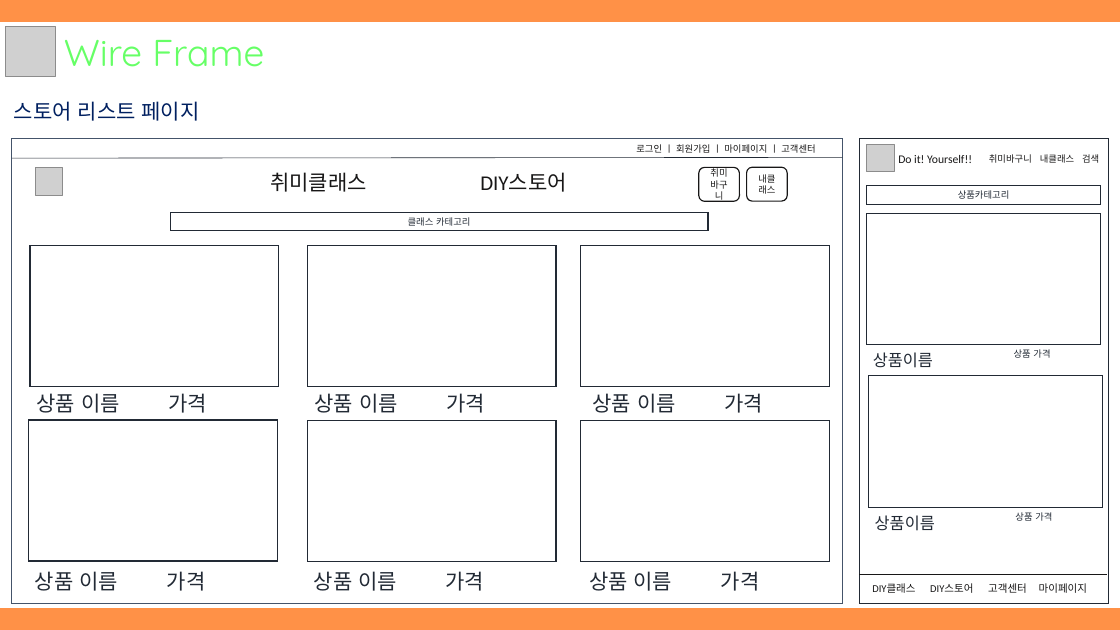
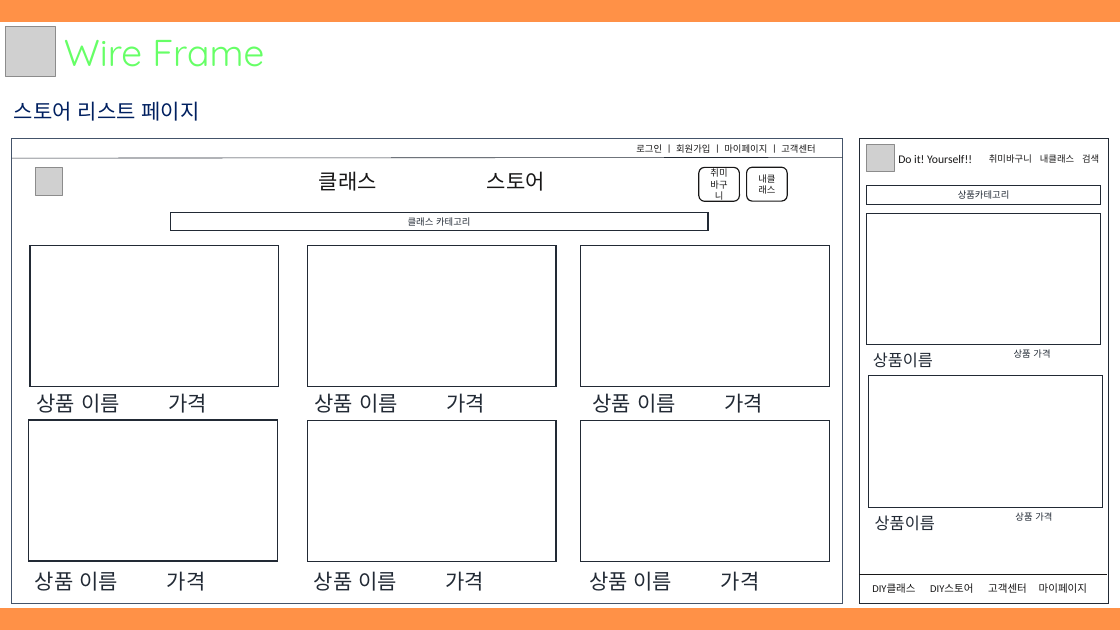
Before and after one commit to hhsw07/ezen-academy-projects, a slide deck: slide 37 of WebContent/발표자료/1차/3조 원데이클래스.pptx. Drawn at 1120x630 pixels with LibreOffice and Linux fonts; fonts in the diff are those of the drawing; grey boxes stand for pictures. Boxes give left, top, right and bottom in pixels: in the first picture for what was removed or moved away, otherwise in the second. Text is boxed around its words. In the diff, an @@ line names an element or a change of style, - is before the commit and + after.

```diff
--- a/WebContent/발표자료/1차/3조 원데이클래스.pptx
+++ b/WebContent/발표자료/1차/3조 원데이클래스.pptx
@@ text at [319, 171, 545, 191]: text changed @@
-취미클래스 DIY스토어
+클래스 스토어
```
Also in this commit, not shown: 6 other slides changed.
